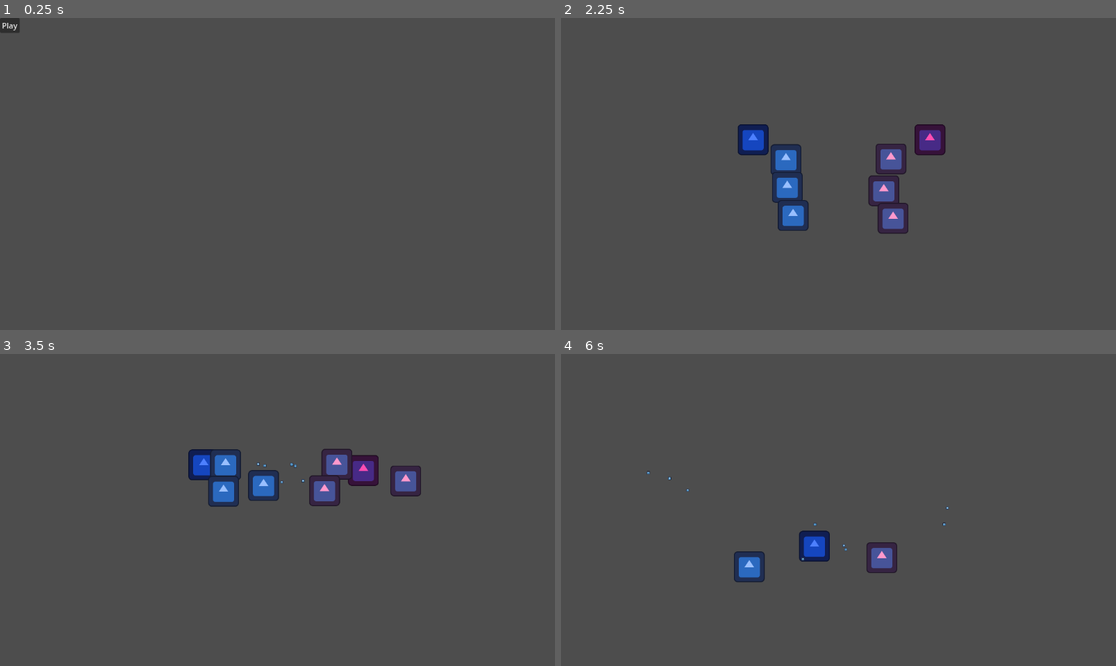
Above: before the commit, frames 1-4 (two rows, left to right).
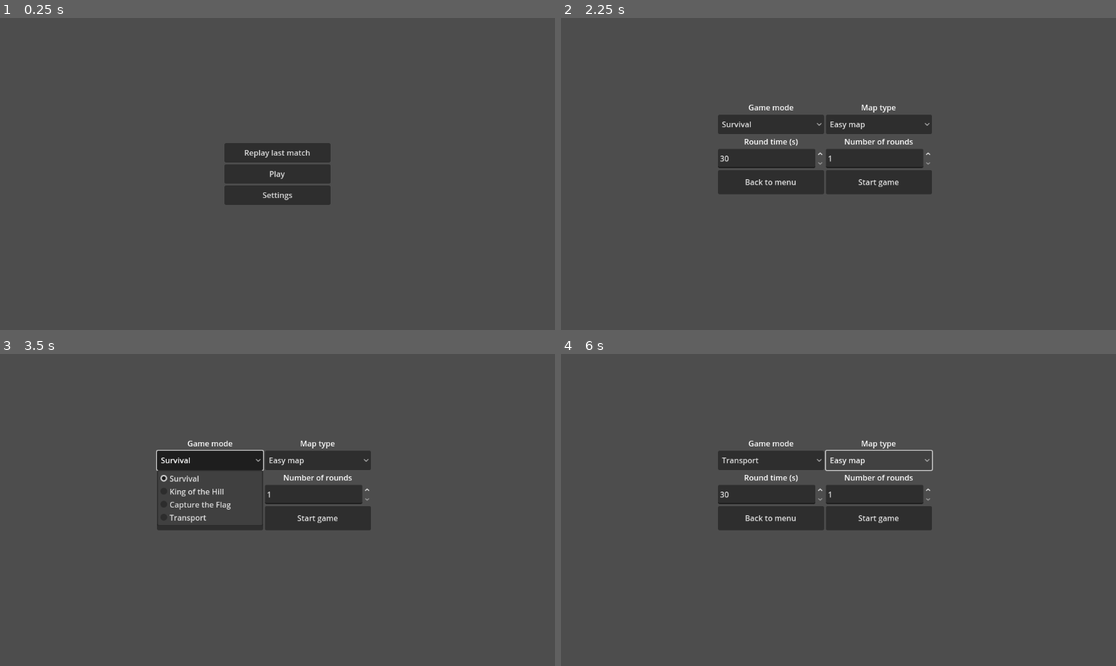
Above: after the commit, the same moments.

Repository: laurentiu-racovcen/valenced-arena
Game: Godot game, scene res://scenes/Main.tscn
The game is run twice, just before and just after one commit, with the same random seed, the same clock (stepped at 60 frames per second) and the same inputs. The engine's default icon, where the game draws it, is replaced by a stand-in: a white triangle on a blue panel in a dark square.
Inputs (mouse positions are in pixels of both pictures, inside the frame that each line leads up to):
- Up to frame 1 (0.25 s): no input
- Up to frame 2 (2.25 s): click (838, 152) at 0.5 s, where only the run after the commit has a clickable "Replay last match"; click (838, 195) at 1.25 s, where only the run after the commit has a clickable "Settings"; click "Play" at 2 s
- Up to frame 3 (3.5 s): click (210, 460) at 2.75 s, where only the run after the commit has a clickable "Survival"
- Up to frame 4 (6 s): click (771, 519) at 3.5 s, where only the run after the commit has a clickable "Back to menu"; click (771, 460) at 4.25 s, where only the run after the commit has a clickable "Transport"; click (877, 460) at 5 s, where only the run after the commit has a clickable "Easy map"; click (877, 460) at 5.75 s, where only the run after the commit has a clickable "Easy map"

The runs differ from the first frame. In frame 1, 3.6% of the frame differs, in the area x 0-60%, y 0-60%; in frame 2, 9.6%, in the area x 28-70%, y 27-70%; in frame 3, 7.8%; in frame 4, 8.3%.

Commit message:
VALENCED-18: Added Menu

Diff:
--- a/game/project.godot
+++ b/game/project.godot
@@ -14,3 +14,7 @@
 run/main_scene="uid://dwx5qixja4wvs"
 config/features=PackedStringArray("4.5", "Forward Plus")
 config/icon="res://icon.svg"
+
+[autoload]
+
+MatchConfig="*res://scripts/core/MatchConfig.gd"
--- a/game/scenes/Battle.tscn
+++ /dev/null
@@ -1,37 +0,0 @@
-[gd_scene load_steps=6 format=3 uid="uid://qvxqg4ympsv0"]
-
-[ext_resource type="Script" uid="uid://bx8mi6f5vmlrn" path="res://scripts/core/GameManager.gd" id="1_bdmed"]
-[ext_resource type="PackedScene" uid="uid://dxoskq82w5h82" path="res://scenes/GameMap.tscn" id="3_6grd4"]
-[ext_resource type="PackedScene" uid="uid://48306k40p4j4" path="res://scenes/Team.tscn" id="4_0y4rl"]
-[ext_resource type="Script" uid="uid://dw7c674raetoj" path="res://scripts/ui/HUD.gd" id="5_ggyc1"]
-[ext_resource type="Script" uid="uid://k0uf5vefakkv" path="res://scripts/stats/StatsManager.gd" id="6_p8l6q"]
-
-[node name="Battle" type="Node2D"]
-
-[node name="GameManager" type="Node" parent="."]
-script = ExtResource("1_bdmed")
-
-[node name="AgentsRoot" type="Node2D" parent="."]
-
-[node name="GameMap" parent="." instance=ExtResource("3_6grd4")]
-
-[node name="Teams" type="Node" parent="."]
-
-[node name="TeamA" parent="Teams" instance=ExtResource("4_0y4rl")]
-teamName = "TeamA"
-
-[node name="TeamB" parent="Teams" instance=ExtResource("4_0y4rl")]
-teamName = "TeamB"
-
-[node name="UIRoot" type="Control" parent="."]
-layout_mode = 3
-anchors_preset = 0
-offset_right = 40.0
-offset_bottom = 40.0
-script = ExtResource("5_ggyc1")
-
-[node name="StatsManager" type="Node" parent="."]
-script = ExtResource("6_p8l6q")
-
-[node name="Camera2D" type="Camera2D" parent="."]
-zoom = Vector2(0.5, 0.5)
--- a/game/scenes/GameMap.tscn
+++ b/game/scenes/GameMap.tscn
@@ -1,6 +1,6 @@
 [gd_scene load_steps=2 format=3 uid="uid://dxoskq82w5h82"]
 
-[ext_resource type="Script" uid="uid://bdv6ivqxugibw" path="res://scripts/map/GameMap.gd" id="1_ccdfn"]
+[ext_resource type="Script" uid="uid://bdv6ivqxugibw" path="res://scripts/maps/GameMap.gd" id="1_ccdfn"]
 
 [node name="GameMap" type="Node2D"]
 script = ExtResource("1_ccdfn")
--- a/game/scenes/MainMenu.tscn
+++ b/game/scenes/MainMenu.tscn
@@ -10,11 +10,3 @@
 grow_horizontal = 2
 grow_vertical = 2
 script = ExtResource("1_yqorp")
-
-[node name="PlayButton" type="Button" parent="."]
-layout_mode = 0
-offset_right = 8.0
-offset_bottom = 8.0
-text = "Play"
-
-[connection signal="pressed" from="PlayButton" to="." method="_on_PlayButton_pressed"]
--- /dev/null
+++ b/game/scenes/Match.tscn
@@ -0,0 +1,37 @@
+[gd_scene load_steps=6 format=3 uid="uid://qvxqg4ympsv0"]
+
+[ext_resource type="Script" uid="uid://bx8mi6f5vmlrn" path="res://scripts/core/GameManager.gd" id="1_y3yhn"]
+[ext_resource type="PackedScene" uid="uid://dxoskq82w5h82" path="res://scenes/GameMap.tscn" id="2_lx5da"]
+[ext_resource type="PackedScene" uid="uid://48306k40p4j4" path="res://scenes/Team.tscn" id="3_qn3w3"]
+[ext_resource type="Script" uid="uid://dw7c674raetoj" path="res://scripts/ui/HUD.gd" id="4_bt7kc"]
+[ext_resource type="Script" uid="uid://k0uf5vefakkv" path="res://scripts/stats/StatsManager.gd" id="5_qvw6d"]
+
+[node name="Match" type="Node2D"]
+
+[node name="GameManager" type="Node" parent="."]
+script = ExtResource("1_y3yhn")
+
+[node name="AgentsRoot" type="Node2D" parent="."]
+
+[node name="GameMap" parent="." instance=ExtResource("2_lx5da")]
+
+[node name="Teams" type="Node" parent="."]
+
+[node name="TeamA" parent="Teams" instance=ExtResource("3_qn3w3")]
+teamName = "TeamA"
+
+[node name="TeamB" parent="Teams" instance=ExtResource("3_qn3w3")]
+teamName = "TeamB"
+
+[node name="UIRoot" type="Control" parent="."]
+layout_mode = 3
+anchors_preset = 0
+offset_right = 40.0
+offset_bottom = 40.0
+script = ExtResource("4_bt7kc")
+
+[node name="StatsManager" type="Node" parent="."]
+script = ExtResource("5_qvw6d")
+
+[node name="Camera2D" type="Camera2D" parent="."]
+zoom = Vector2(0.5, 0.5)
--- /dev/null
+++ b/game/scenes/MatchMenu.tscn
@@ -0,0 +1,12 @@
+[gd_scene load_steps=2 format=3 uid="uid://bwdmvg2y1278b"]
+
+[ext_resource type="Script" uid="uid://c420wukuxtn51" path="res://scripts/ui/MatchMenu.gd" id="1_np6tk"]
+
+[node name="MatchMenu" type="Control"]
+layout_mode = 3
+anchors_preset = 15
+anchor_right = 1.0
+anchor_bottom = 1.0
+grow_horizontal = 2
+grow_vertical = 2
+script = ExtResource("1_np6tk")
--- a/game/scripts/core/GameManager.gd
+++ b/game/scripts/core/GameManager.gd
@@ -1,14 +1,13 @@
 extends Node
 
-enum GameModeType { SURVIVAL, KOTH, CTF, TRANSPORT }
-
-@export var mode_type: GameModeType = GameModeType.SURVIVAL
+@export var mode_type: Enums.GameMode = MatchConfig.game_mode
 @export var agents_per_team: int = 4
 @export var agent_scene: PackedScene = preload("res://scenes/agents/Agent.tscn")
 var mode: GameModeBase = null
-var time_left: float = 120.0
+var time_left: float
 
 func _ready():
+	time_left = float(MatchConfig.round_time_seconds)
 	_spawn_agents()
 	_register_agents_to_teams()
 	_init_mode()
@@ -24,14 +23,15 @@
 		mode.update(delta)
 
 func _init_mode() -> void:
+	print("selected mode type=",mode_type)
 	match mode_type:
-		GameModeType.SURVIVAL:
+		Enums.GameMode.SURVIVAL:
 			mode = SurvivalMode.new()
-		GameModeType.KOTH:
+		Enums.GameMode.KOTH:
 			mode = KothMode.new()
-		GameModeType.CTF:
+		Enums.GameMode.CTF:
 			mode = CtfMode.new()
-		GameModeType.TRANSPORT:
+		Enums.GameMode.TRANSPORT:
 			mode = null
 
 	if mode:
--- /dev/null
+++ b/game/scripts/core/MatchConfig.gd
@@ -0,0 +1,7 @@
+extends Node
+
+# default match values
+var round_time_seconds: int = 30
+var num_rounds: int = 1
+var map_type: StringName = "easy"         # "easy" | "medium" | "hard"
+var game_mode: Enums.GameMode = Enums.GameMode.SURVIVAL    # "survival" | "koth" | "ctf" | "transport"
--- a/game/scripts/map/GameMap.gd
+++ b/game/scripts/maps/GameMap.gd
@@ -2,6 +2,8 @@
 class_name GameMap
 
 @onready var obstacles: TileMap = %Obstacles
+
+var time_left: float
 
 func has_line_of_sight(a: Vector2, b: Vector2) -> bool:
 	var params := PhysicsRayQueryParameters2D.create(a, b)
--- a/game/scripts/ui/MainMenu.gd
+++ b/game/scripts/ui/MainMenu.gd
@@ -1,4 +1,43 @@
 extends Control
 
-func _on_PlayButton_pressed() -> void:
-	get_tree().change_scene_to_file("res://scenes/Battle.tscn")
+func _ready() -> void:
+	_build_ui()
+
+func _build_ui() -> void:
+	# Root centering container
+	var center := CenterContainer.new()
+	center.set_anchors_preset(Control.PRESET_FULL_RECT)
+	add_child(center)
+
+	# VBox inside, for vertical layout
+	var vbox := VBoxContainer.new()
+	vbox.alignment = BoxContainer.ALIGNMENT_CENTER
+	center.add_child(vbox)
+
+	# Buttons
+	for label in ["Replay last match", "Play", "Settings"]:
+		var btn := Button.new()
+		btn.text = label
+		btn.custom_minimum_size = Vector2(220, 40)
+		vbox.add_child(btn)
+
+		match label:
+			"Replay last match":
+				btn.pressed.connect(_on_replay_last_match_pressed)
+			"Play":
+				btn.pressed.connect(_on_play_pressed)
+			"Settings":
+				btn.pressed.connect(_on_settings_pressed)
+
+func _on_play_pressed() -> void:
+	# Start normal game
+	get_tree().change_scene_to_file("res://scenes/MatchMenu.tscn")
+
+func _on_replay_last_match_pressed() -> void:
+	# Open replay scene (you can load the last log inside that scene/script)
+	get_tree().change_scene_to_file("res://Replay.tscn")
+
+func _on_settings_pressed() -> void:
+	# TODO: change to a Settings scene or open a popup
+	# get_tree().change_scene_to_file("res://Settings.tscn")
+	pass
--- /dev/null
+++ b/game/scripts/ui/MatchMenu.gd
@@ -0,0 +1,177 @@
+extends Control
+
+const BUTTONS := [
+	{"text": "Select gamemode",   "id": "select_gamemode"},
+	{"text": "Select Map",        "id": "select_map"},
+	{"text": "Round time",        "id": "round_time"},   # becomes SpinBox
+	{"text": "Number of rounds",  "id": "rounds"},
+	{"text": "Back to menu",      "id": "back"},
+	{"text": "Start game",        "id": "start"},
+]
+
+var round_time_seconds: int = MatchConfig.round_time_seconds
+var num_rounds: int = MatchConfig.num_rounds
+var map_type: StringName = MatchConfig.map_type
+var game_mode: Enums.GameMode = MatchConfig.game_mode
+
+var _map_selector: OptionButton
+var _mode_selector: OptionButton
+
+func _ready() -> void:
+	_build_ui()
+
+func _build_ui() -> void:
+	var center := CenterContainer.new()
+	center.set_anchors_preset(Control.PRESET_FULL_RECT)
+	add_child(center)
+
+	var grid := GridContainer.new()
+	grid.columns = 2
+	grid.custom_minimum_size = Vector2(500, 300)
+	center.add_child(grid)
+
+	for data in BUTTONS:
+		match data.id:
+			"select_gamemode":
+				var box_mode := VBoxContainer.new()
+				grid.add_child(box_mode)
+
+				var label_mode := Label.new()
+				label_mode.text = "Game mode"
+				label_mode.horizontal_alignment = HORIZONTAL_ALIGNMENT_CENTER
+				box_mode.add_child(label_mode)
+
+				_mode_selector = OptionButton.new()
+				_mode_selector.custom_minimum_size = Vector2(220, 40)
+				_mode_selector.add_item("Survival")   # index 0
+				_mode_selector.add_item("King of the Hill") # index 1
+				_mode_selector.add_item("Capture the Flag") # index 2
+				_mode_selector.add_item("Transport")        # index 3
+
+				match game_mode:
+					"survival":
+						_mode_selector.select(0)
+					"koth":
+						_mode_selector.select(1)
+					"ctf":
+						_mode_selector.select(2)
+					"transport":
+						_mode_selector.select(3)
+
+				_mode_selector.item_selected.connect(_on_game_mode_selected)
+				box_mode.add_child(_mode_selector)
+
+			"select_map":
+				var box_map := VBoxContainer.new()
+				grid.add_child(box_map)
+
+				var label_map := Label.new()
+				label_map.text = "Map type"
+				label_map.horizontal_alignment = HORIZONTAL_ALIGNMENT_CENTER
+				box_map.add_child(label_map)
+
+				_map_selector = OptionButton.new()
+				_map_selector.custom_minimum_size = Vector2(220, 40)
+				_map_selector.add_item("Easy map")   # index 0
+				_map_selector.add_item("Medium map") # index 1
+				_map_selector.add_item("Hard map")   # index 2
+
+				# set initial selection from MatchConfig
+				match map_type:
+					"easy":
+						_map_selector.select(0)
+					"medium":
+						_map_selector.select(1)
+					"hard":
+						_map_selector.select(2)
+
+				_map_selector.item_selected.connect(_on_map_type_selected)
+				box_map.add_child(_map_selector)
+
+			"round_time":
+				var box_rt := VBoxContainer.new()
+				grid.add_child(box_rt)
+
+				var label_rt := Label.new()
+				label_rt.text = "Round time (s)"
+				label_rt.horizontal_alignment = HORIZONTAL_ALIGNMENT_CENTER
+				box_rt.add_child(label_rt)
+
+				var spin_rt := SpinBox.new()
+				spin_rt.min_value = 30
+				spin_rt.max_value = 90
+				spin_rt.step = 5 # from 5 to 5 seconds
+				spin_rt.value = round_time_seconds
+				spin_rt.custom_minimum_size = Vector2(220, 40)
+				spin_rt.value_changed.connect(_on_round_time_changed)
+				box_rt.add_child(spin_rt)
+
+			"rounds":
+				var box_nr := VBoxContainer.new()
+				grid.add_child(box_nr)
+
+				var label_nr := Label.new()
+				label_nr.text = "Number of rounds"
+				label_nr.horizontal_alignment = HORIZONTAL_ALIGNMENT_CENTER
+				box_nr.add_child(label_nr)
+
+				var spin_nr := SpinBox.new()
+				spin_nr.min_value = 1
+				spin_nr.max_value = 4
+				spin_nr.step = 1
+				spin_nr.value = num_rounds
+				spin_nr.custom_minimum_size = Vector2(220, 40)
+				spin_nr.value_changed.connect(_on_num_rounds_changed)
+				box_nr.add_child(spin_nr)
+
+			_:
+				var btn := Button.new()
+				btn.text = data.text
+				btn.custom_minimum_size = Vector2(220, 50)
+				grid.add_child(btn)
+				btn.pressed.connect(_on_button_pressed.bind(data.id))
+
+func _on_game_mode_selected(index: int) -> void:
+	match index:
+		0:
+			game_mode = Enums.GameMode.SURVIVAL
+		1:
+			game_mode = Enums.GameMode.KOTH
+		2:
+			game_mode = Enums.GameMode.CTF
+		3:
+			game_mode = Enums.GameMode.TRANSPORT
+
+func _on_map_type_selected(index: int) -> void:
+	match index:
+		0:
+			map_type = "easy"
+		1:
+			map_type = "medium"
+		2:
+			map_type = "hard"
+
+func _on_round_time_changed(value: float) -> void:
+	round_time_seconds = int(value)
+
+func _on_num_rounds_changed(value: float) -> void:
+	num_rounds = int(value)
+
+func _on_button_pressed(id: String) -> void:
+	match id:
+		"back":
+			get_tree().change_scene_to_file("res://scenes/MainMenu.tscn")
+		"start":
+			_on_start_game()
+
+func _on_start_game() -> void:
+	MatchConfig.round_time_seconds = round_time_seconds
+	MatchConfig.num_rounds = num_rounds
+	MatchConfig.map_type = map_type
+	MatchConfig.game_mode = game_mode
+	print("round time=", MatchConfig.round_time_seconds)
+	print("num rounds=", MatchConfig.num_rounds)
+	print("map type=", MatchConfig.map_type)
+	print("game mode=", MatchConfig.game_mode)
+
+	get_tree().change_scene_to_file("res://scenes/Match.tscn")
--- /dev/null
+++ b/game/scripts/util/game_modes.gd
@@ -0,0 +1,4 @@
+extends Resource
+class_name Enums
+
+enum GameMode { SURVIVAL, KOTH, CTF, TRANSPORT }
Not shown, added: game/scripts/core/MatchConfig.gd.uid
Renamed: game/scripts/map/GameMap.gd.uid -> game/scripts/maps/GameMap.gd.uid
Not shown, added: game/scripts/ui/MatchMenu.gd.uid
Not shown, added: game/scripts/util/game_modes.gd.uid
